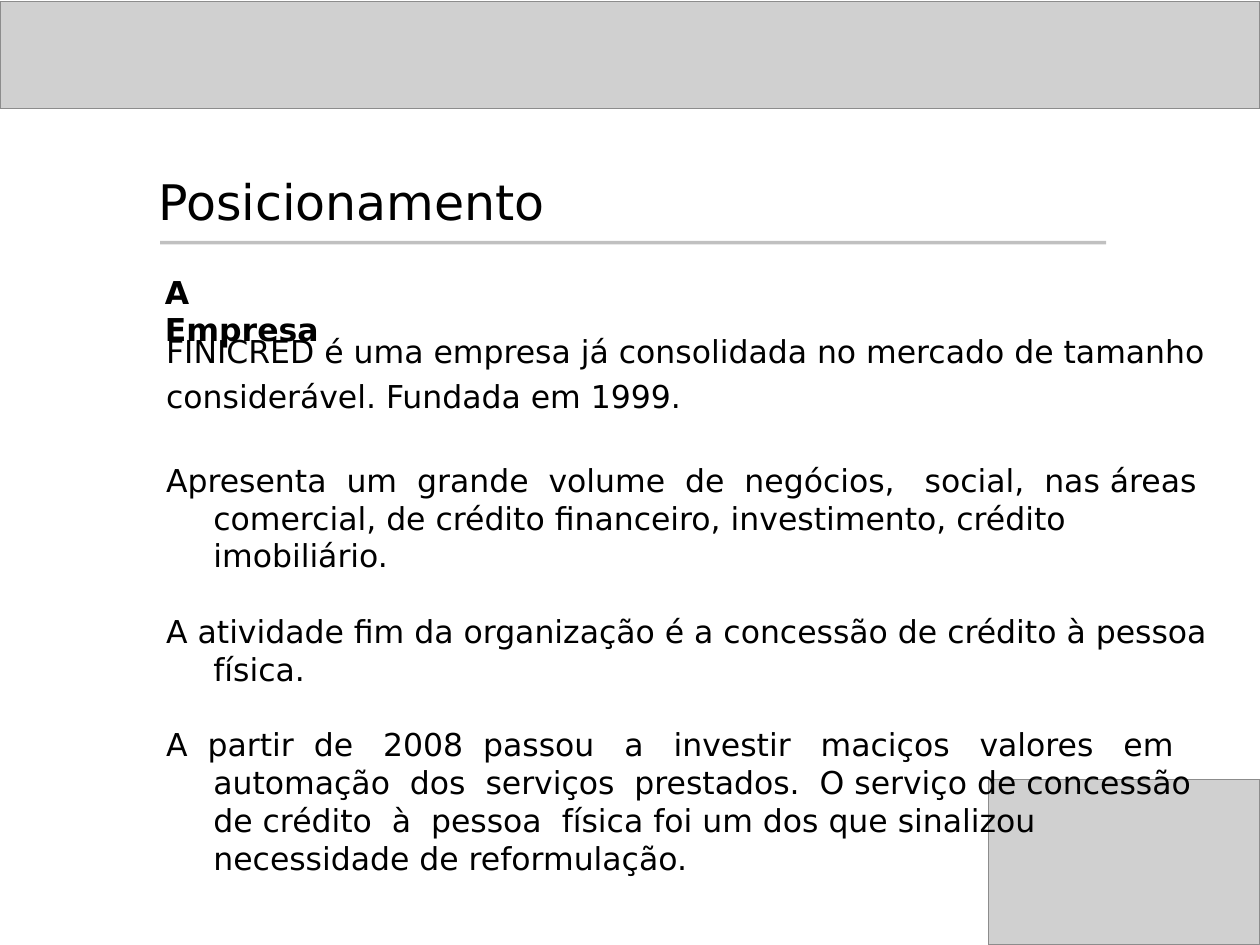
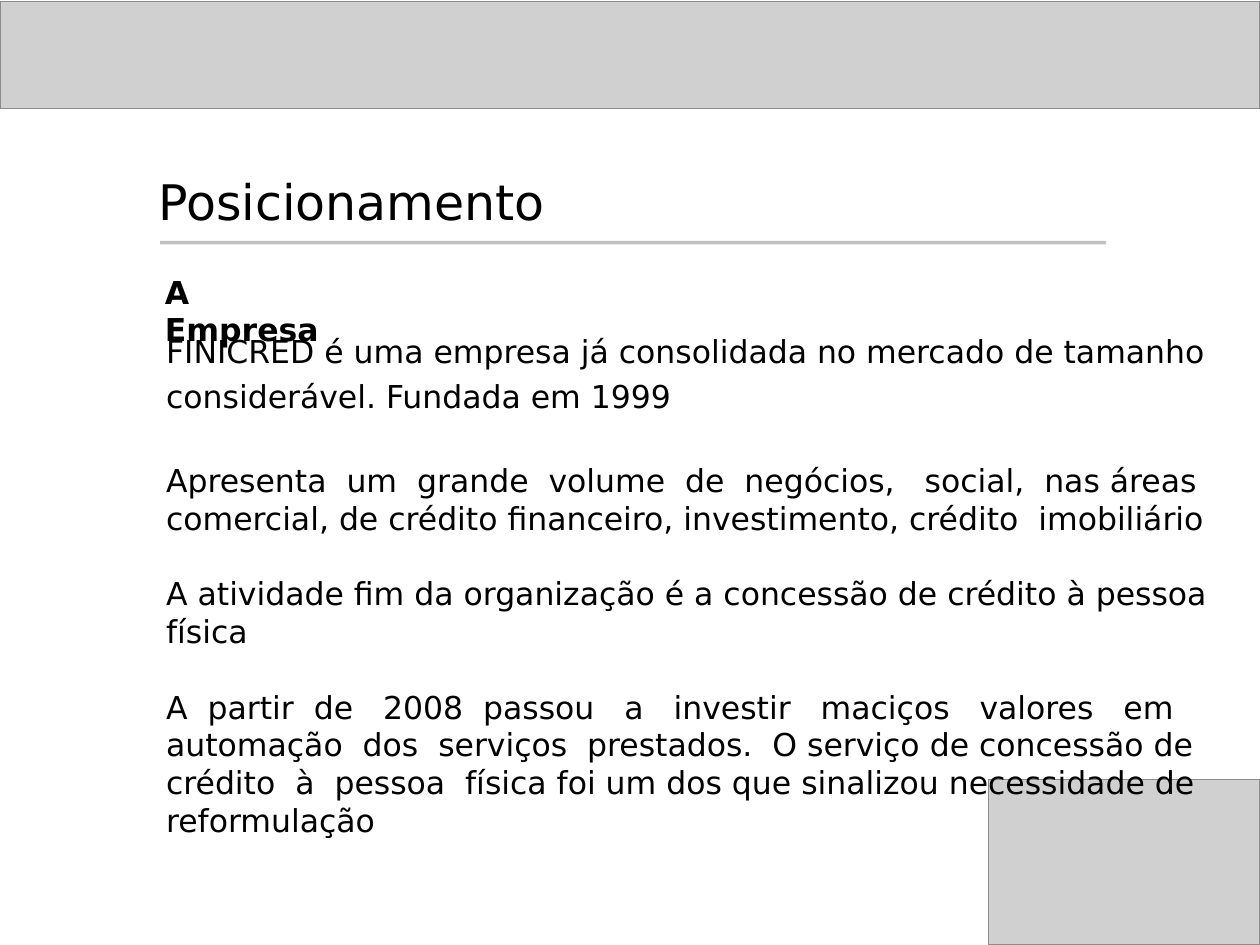
Before and after one commit to rcabral/creditanalyst, a slide deck: slide 3 of Apresentacao_Hermes/Apresentacao_Hermes.ppt. Drawn at 1260x945 pixels with LibreOffice and Linux fonts; fonts in the diff are those of the drawing; grey boxes stand for pictures; background and template pictures are left out. Boxes give left, top, right and bottom in pixels: in the first picture for what was removed or moved away, otherwise in the second. Text is boxed around its words. In the diff, an @@ line names an element or a change of style, - is before the commit and + after.

```diff
--- a/Apresentacao_Hermes/Apresentacao_Hermes.ppt
+++ b/Apresentacao_Hermes/Apresentacao_Hermes.ppt
@@ text at [166,383,1207,838]: text changed @@
-considerável. Fundada em 1999.
-Apresenta um grande volume de negócios, social, nas áreas comercial, de crédito financeiro, investimento, crédito imobiliário.
-A atividade fim da organização é a concessão de crédito à pessoa física.
-A partir de 2008 passou a investir maciços valores em automação dos serviços prestados. O serviço de concessão de crédito à pessoa física foi um dos que sinalizou necessidade de reformulação.
+considerável. Fundada em 1999
+Apresenta um grande volume de negócios, social, nas áreas
+comercial, de crédito financeiro, investimento, crédito imobiliário
+A atividade fim da organização é a concessão de crédito à pessoa
+física
+A partir de 2008 passou a investir maciços valores em
+automação dos serviços prestados. O serviço de concessão de
+crédito à pessoa física foi um dos que sinalizou necessidade de
+reformulação
```
Also in this commit, not shown: 2 other slides changed.
